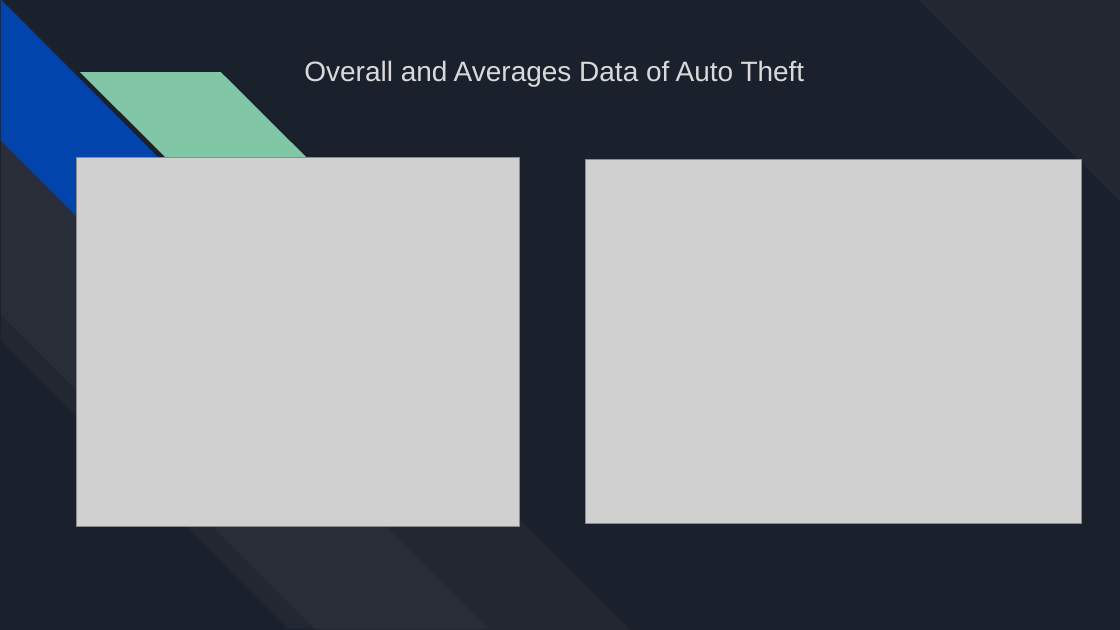
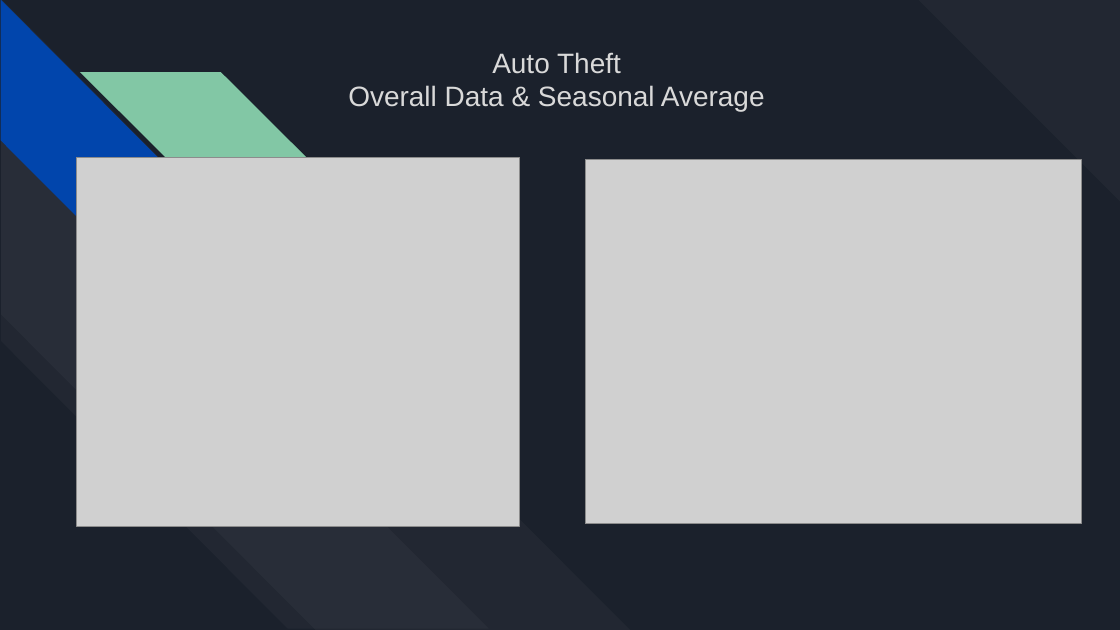
Before and after one commit to oddtexan/Project-1, a slide deck: slide 9 of Project 1 Presentation Final.pptx. Drawn at 1120x630 pixels with LibreOffice and Linux fonts; fonts in the diff are those of the drawing; grey boxes stand for pictures. Boxes give left, top, right and bottom in pixels: in the first picture for what was removed or moved away, otherwise in the second. Text is boxed around its words. In the diff, an @@ line names an element or a change of style, - is before the commit and + after.

Commit message:
auto modifications

```diff
--- a/Project 1 Presentation Final.pptx
+++ b/Project 1 Presentation Final.pptx
@@ text at [348,52,765,111]: text changed @@
-Overall and Averages Data of Auto Theft
+Auto Theft
+Overall Data & Seasonal Average
```
Also in this commit, not shown: 9 other slides changed, 3 slides added, 3 slides removed.
